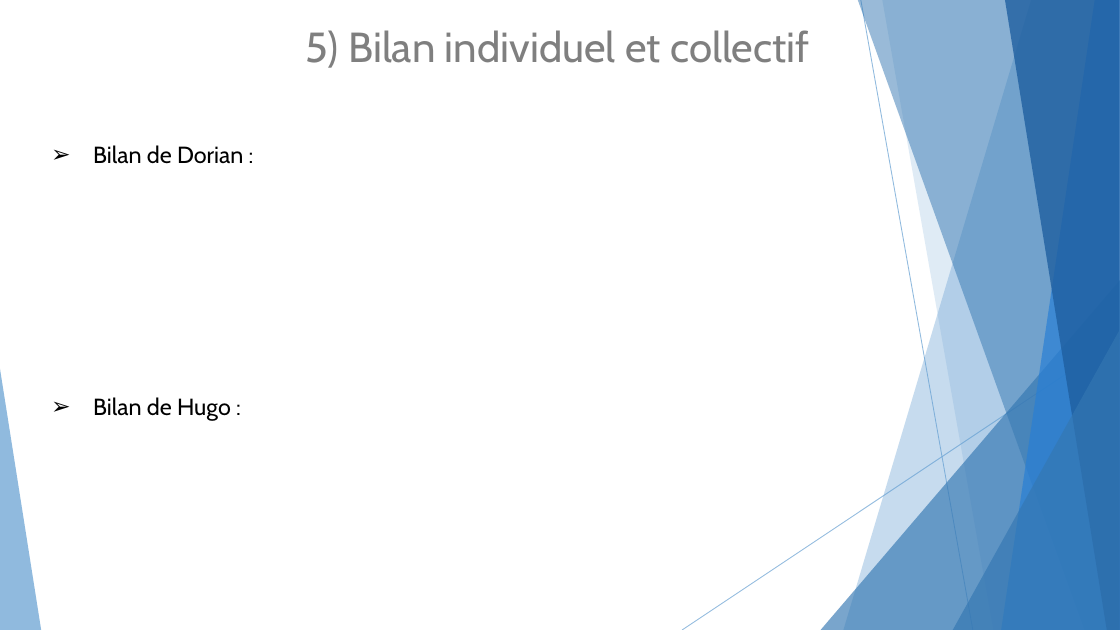
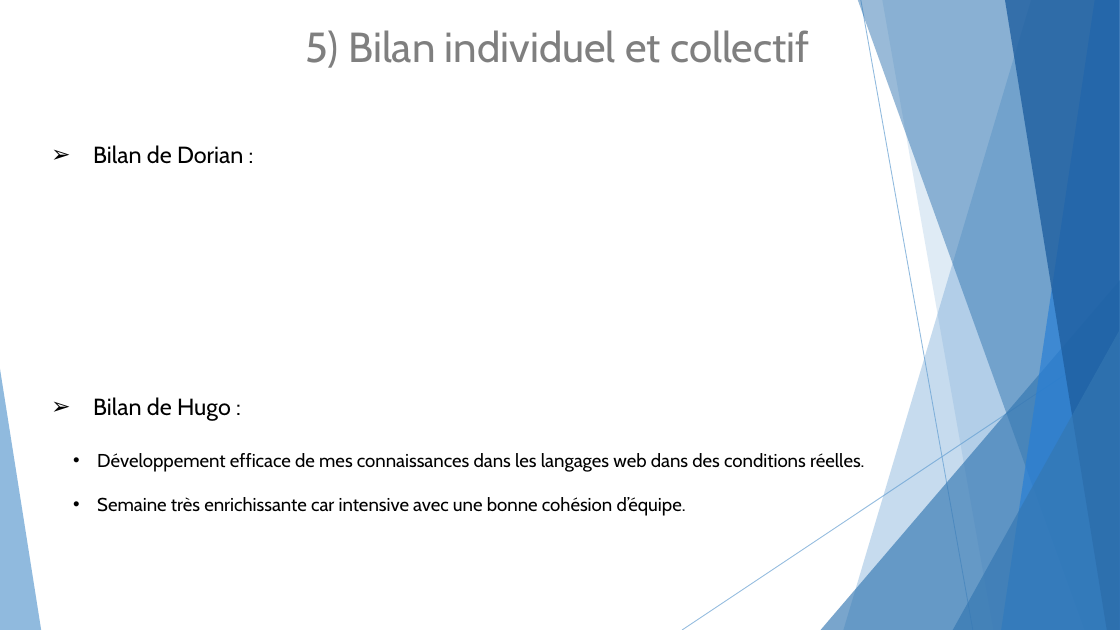
Before and after one commit to HugoFerreiraDosSantos/Projet-Piscine, a slide deck: slide 10 of Oral 05-05.pptx. Drawn at 1120x630 pixels with LibreOffice and Linux fonts; fonts in the diff are those of the drawing. Boxes give left, top, right and bottom in pixels: in the first picture for what was removed or moved away, otherwise in the second. Text is boxed around its words. In the diff, an @@ line names an element or a change of style, - is before the commit and + after.

Commit message:
ppt

```diff
--- a/Oral 05-05.pptx
+++ b/Oral 05-05.pptx
@@ text at <box>97,453,864,516</box>: paragraphs added @@
+  • Développement efficace de mes connaissances dans les langages web dans des conditions réelles.
+  • Semaine très enrichissante car intensive avec une bonne cohésion d’équipe.
```
